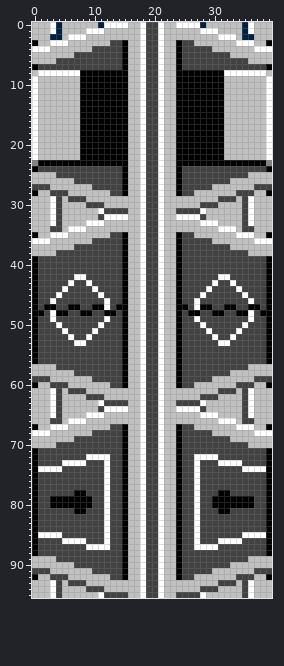
Two versions of one sprite sheet, Resources/Textures/dungeonDoorsVer.png. The picture above is the old version.
The file is 40x96 pixels. Colours within 5 levels of each other are drawn and written as one.
New version:
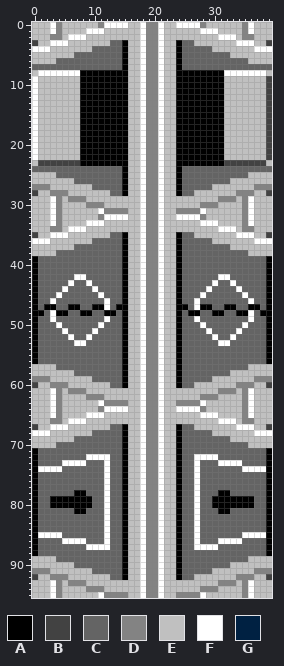
Palette (. is transparent): A #000000  B #424242  C #646464  D #838383  E #c0c0c0  F #ffffff  G #002142
The exact change:
Changed rows in their new state; - is an unchanged pixel.
first column x 0:
 0 ----D------D-------DD-------D------D----
 1 ----D--------------DD--------------D----
 2 ---DD--------------DD--------------DD---
 3 B------------CC----DD----CC------------B
 4 ----------CCCCC----DD----CCCCC----------
 5 -------CCCCCCCC----DD----CCCCCCCC-------
 6 ----CCCCCCCCCCC----DD----CCCCCCCCCCC----
 7 CCCCCCCCCCCCCCC----DD----CCCCCCCCCCCCCCC
 8 -------------------DD-------------------
 9 -------------------DD------------------B
10 -------------------DD------------------B
11 -------------------DD------------------B
12 -------------------DD------------------B
13 -------------------DD------------------B
14 -------------------DD------------------B
15 -------------------DD------------------B
16 -------------------DD------------------B
17 -------------------DD------------------B
18 -------------------DD------------------B
19 -------------------DD------------------B
20 -------------------DD------------------B
21 -------------------DD------------------B
22 -------------------DD------------------B
23 EBBBBBBB-----------DD-----------BBBBBBBE
24 CCCCCCCCCCCCCCC----DD----CCCCCCCCCCCCCCC
25 ----CCCCCCCCCCC----DD----CCCCCCCCCCC----
26 -------CCCCCCCC----DD----CCCCCCCC-------
27 DDD-------CCCCC----DD----CCCCC-------DDD
28 B--DDD-------CC----DD----CC-------DDD--B
29 ----D-DDD----------DD----------DDD-D----
30 ----D----DDD-------DD-------DDD----D----
31 ----D-------DDDD---DD---DDDD-------D----
32 ----D------D-------DD-------D------D----
33 ----D--------------DD--------------D----
34 ---DD--------------DD--------------DD---
35 B------------CC----DD----CC------------B
36 ----------CCCCC----DD----CCCCC----------
37 -------CCCCCCCC----DD----CCCCCCCC-------
38 ----CCCCCCCCCCC----DD----CCCCCCCCCCC----
39 -CCCCCCCCCCCCCC----DD----CCCCCCCCCCCCCC-
40 -CCCCCCCCCCCCCC----DD----CCCCCCCCCCCCCC-
41 -CCCCCCCCCCCCCC----DD----CCCCCCCCCCCCCC-
42 -CCCCCC--CCCCCC----DD----CCCCCC--CCCCCC-
43 -CCCCC-CC-CCCCC----DD----CCCCC-CC-CCCCC-
44 -CCCC-CCCC-CCCC----DD----CCCC-CCCC-CCCC-
45 -CCC-CCCCCC-CCC----DD----CCC-CCCCCC-CCC-
46 -CC-CCCCCCCC-CC----DD----CC-CCCCCCCC-CC-
47 -C--CC--CC---C-----DD-----C---CC--CC--C-
48 --C---CC--CC--C----DD----C--CC--CC---C--
49 -CC-CCCCCCCC-CC----DD----CC-CCCCCCCC-CC-
50 -CCC-CCCCCC-CCC----DD----CCC-CCCCCC-CCC-
51 -CCCC-CCCC-CCCC----DD----CCCC-CCCC-CCCC-
52 -CCCCC-CC-CCCCC----DD----CCCCC-CC-CCCCC-
53 -CCCCCC--CCCCCC----DD----CCCCCC--CCCCCC-
54 -CCCCCCCCCCCCCC----DD----CCCCCCCCCCCCCC-
55 -CCCCCCCCCCCCCC----DD----CCCCCCCCCCCCCC-
56 -CCCCCCCCCCCCCC----DD----CCCCCCCCCCCCCC-
57 ----CCCCCCCCCCC----DD----CCCCCCCCCCC----
58 -------CCCCCCCC----DD----CCCCCCCC-------
59 DDD-------CCCCC----DD----CCCCC-------DDD
60 B--DDD-------CC----DD----CC-------DDD--B
61 ----D-DDD----------DD----------DDD-D----
62 ----D----DDD-------DD-------DDD----D----
63 ----D-------DDDD---DD---DDDD-------D----
64 ----D------D-------DD-------D------D----
65 ----D--------------DD--------------D----
66 ---DD--------------DD--------------DD---
67 B------------CC----DD----CC------------B
68 ----------CCCCC----DD----CCCCC----------
69 -------CCCCCCCC----DD----CCCCCCCC-------
70 ----CCCCCCCCCCC----DD----CCCCCCCCCCC----
71 -CCCCCCCCCCCCCC----DD----CCCCCCCCCCCCCC-
72 -CCCCCCCC----CC----DD----CC----CCCCCCCC-
73 -CCCC----CCC-CC----DD----CC-CCC----CCCC-
74 -----CCCCCCC-CC----DD----CC-CCCCCCC-----
75 -CCCCCCCCCCC-CC----DD----CC-CCCCCCCCCCC-
76 -CCCCCCCCCCC-CC----DD----CC-CCCCCCCCCCC-
77 -CCCCCCCCCCC-CC----DD----CC-CCCCCCCCCCC-
78 -CCCCCC--CCC-CC----DD----CC-CCC--CCCCCC-
79 -CC-------CC-CC----DD----CC-CC-------CC-
80 -CC-------CC-CC----DD----CC-CC-------CC-
81 -CCCCCC--CCC-CC----DD----CC-CCC--CCCCCC-
82 -CCCCCCCCCCC-CC----DD----CC-CCCCCCCCCCC-
83 -CCCCCCCCCCC-CC----DD----CC-CCCCCCCCCCC-
84 -CCCCCCCCCCC-CC----DD----CC-CCCCCCCCCCC-
85 -----CCCCCCC-CC----DD----CC-CCCCCCC-----
86 -CCCC----CCC-CC----DD----CC-CCC----CCCC-
87 -CCCCCCCC----CC----DD----CC----CCCCCCCC-
88 -CCCCCCCCCCCCCC----DD----CCCCCCCCCCCCCC-
89 ----CCCCCCCCCCC----DD----CCCCCCCCCCC----
90 -------CCCCCCCC----DD----CCCCCCCC-------
91 DDD-------CCCCC----DD----CCCCC-------DDD
92 B--DDD-------CC----DD----CC-------DDD--B
93 ----D-DDD----------DD----------DDD-D----
94 ----D----DDD-------DD-------DDD----D----
95 ----D-------DDDD---DD---DDDD-------D----
